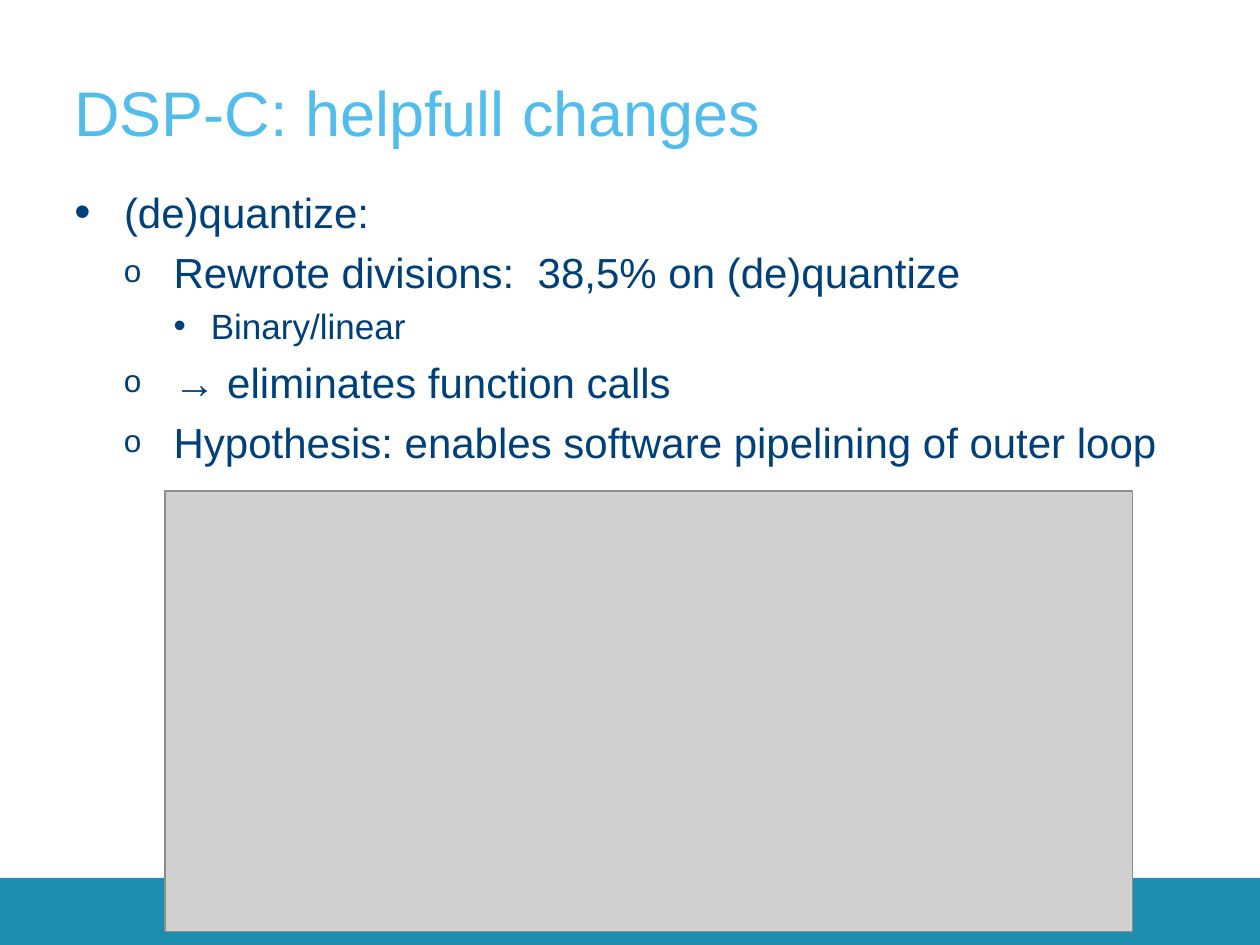
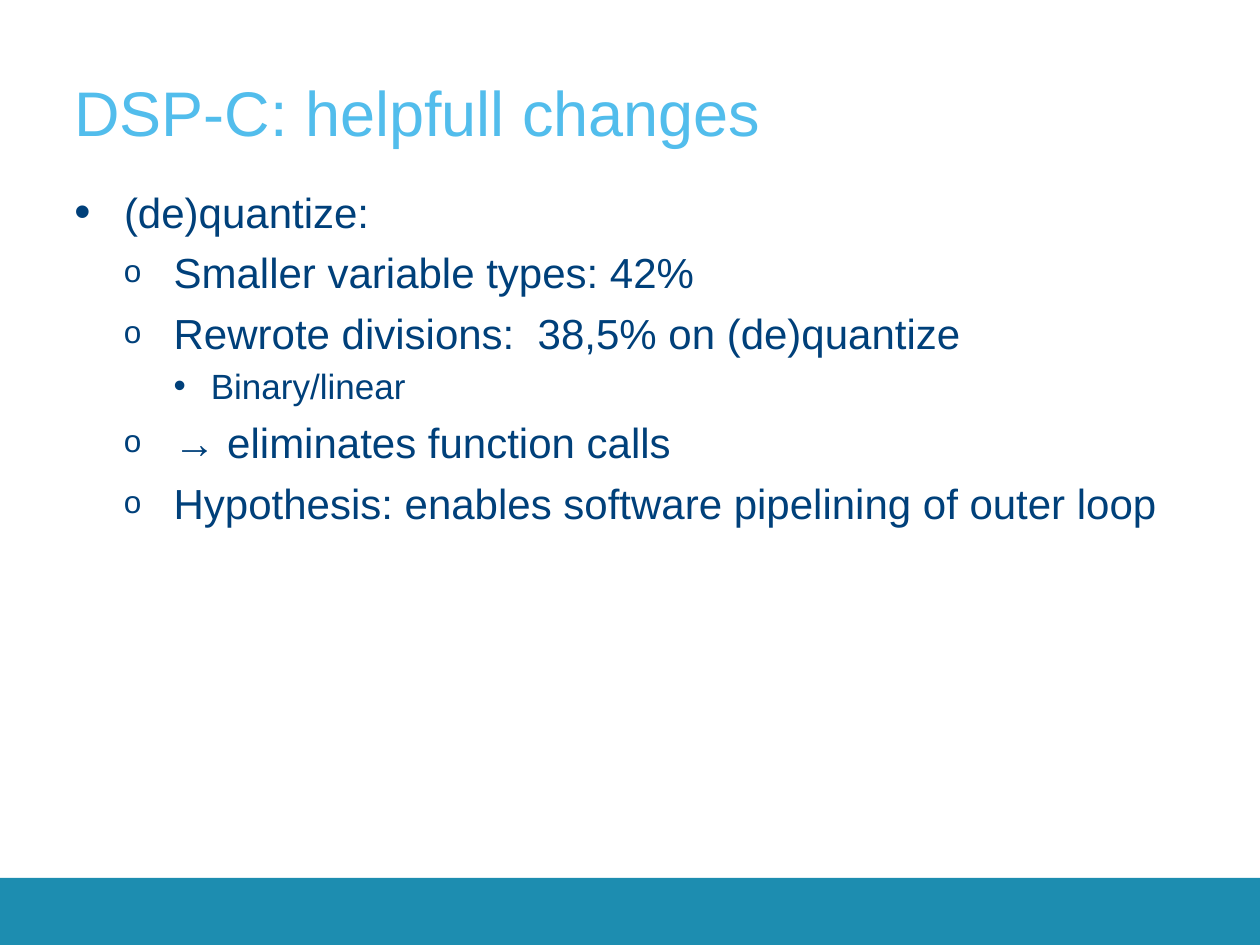
Before and after one commit to SepOwnage/P-O5, a slide deck: slide 15 of Presentatie/Presentation2.pptx. Drawn at 1260x945 pixels with LibreOffice and Linux fonts; fonts in the diff are those of the drawing; grey boxes stand for pictures; background and template pictures are left out. Boxes give left, top, right and bottom in pixels: in the first picture for what was removed or moved away, otherwise in the second. Text is boxed around its words. In the diff, an @@ line names an element or a change of style, - is before the commit and + after.

```diff
--- a/Presentatie/Presentation2.pptx
+++ b/Presentatie/Presentation2.pptx
@@ text at (174, 257, 694, 297): paragraph added @@
+  o Smaller variable types: 42%
@@ picture removed at (165, 491, 1133, 932) @@
```
Also in this commit, not shown: 13 other slides changed, 2 slides added, 1 slide removed, 1 other file.
